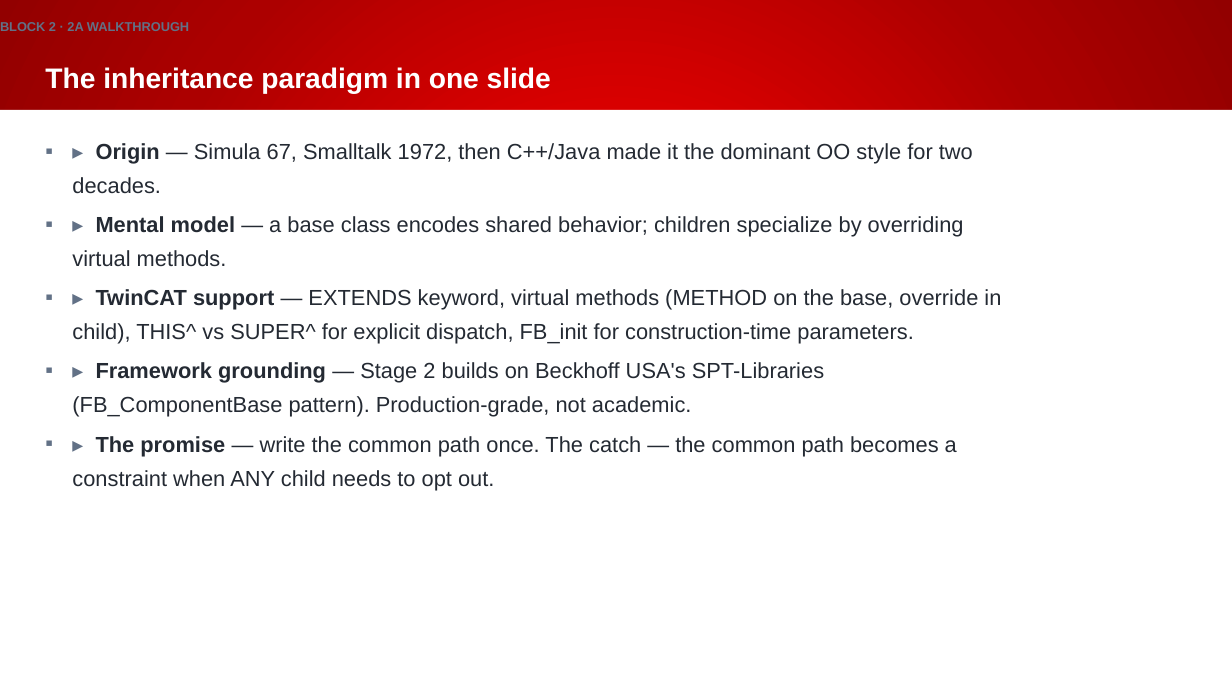
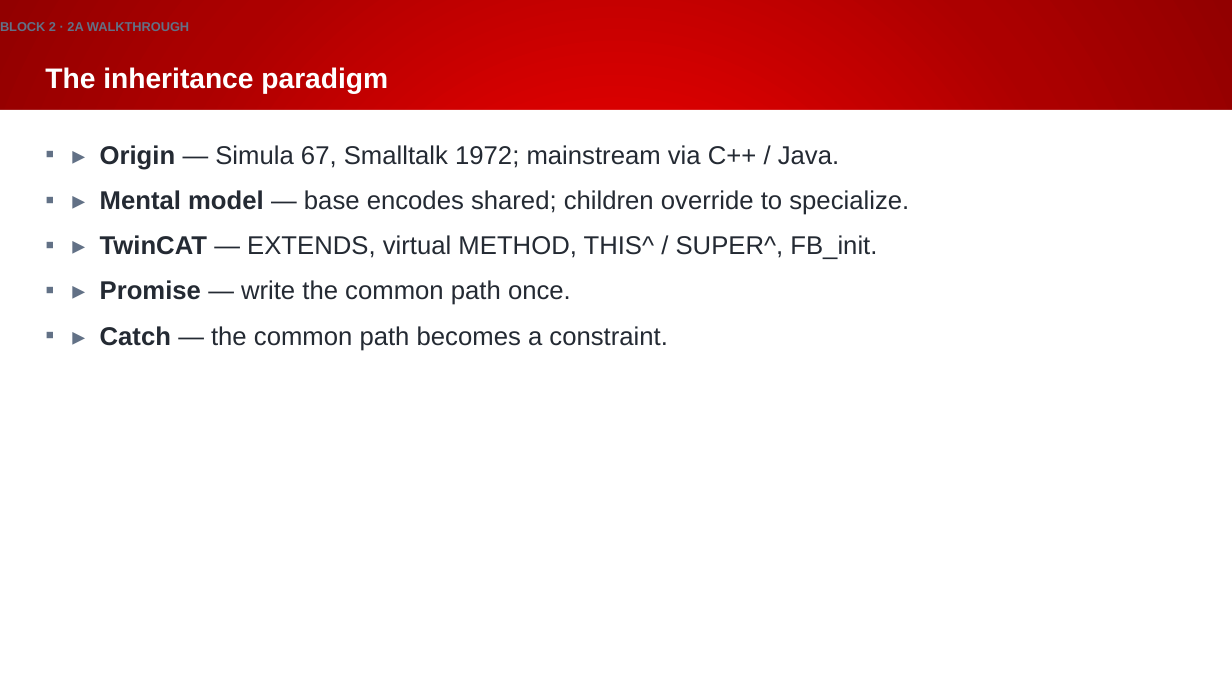
Before and after one commit to Beckhoff-USA-Community/Procedural_To_SOLID, a slide deck: slide 25 of presentation/NEM2026_workshop.pptx. Drawn at 1232x693 pixels with LibreOffice and Linux fonts; fonts in the diff are those of the drawing; background and template pictures are left out. Boxes give left, top, right and bottom in pixels: in the first picture for what was removed or moved away, otherwise in the second. Text is boxed around its words. In the diff, an @@ line names an element or a change of style, - is before the commit and + after.

```diff
--- a/presentation/NEM2026_workshop.pptx
+++ b/presentation/NEM2026_workshop.pptx
@@ title at bbox=[45, 67, 388, 94]: text changed @@
-The inheritance paradigm in one slide
+The inheritance paradigm
@@ text at bbox=[100, 145, 909, 351]: text changed; size 17 to 20 pt @@
-▪ ▸ Origin — Simula 67, Smalltalk 1972, then C++/Java made it the dominant OO style for two decades.
-▪ ▸ Mental model — a base class encodes shared behavior; children specialize by overriding virtual methods.
-▪ ▸ TwinCAT support — EXTENDS keyword, virtual methods (METHOD on the base, override in child), THIS^ vs SUPER^ for explicit dispatch, FB_init for construction-time parameters.
-▪ ▸ Framework grounding — Stage 2 builds on Beckhoff USA's SPT-Libraries (FB_ComponentBase pattern). Production-grade, not academic.
-▪ ▸ The promise — write the common path once. The catch — the common path becomes a constraint when ANY child needs to opt out.
+▪ ▸ Origin — Simula 67, Smalltalk 1972; mainstream via C++ / Java.
+▪ ▸ Mental model — base encodes shared; children override to specialize.
+▪ ▸ TwinCAT — EXTENDS, virtual METHOD, THIS^ / SUPER^, FB_init.
+▪ ▸ Promise — write the common path once.
+▪ ▸ Catch — the common path becomes a constraint.
```
Also in this commit, not shown: 64 other slides changed, 1 other file.
